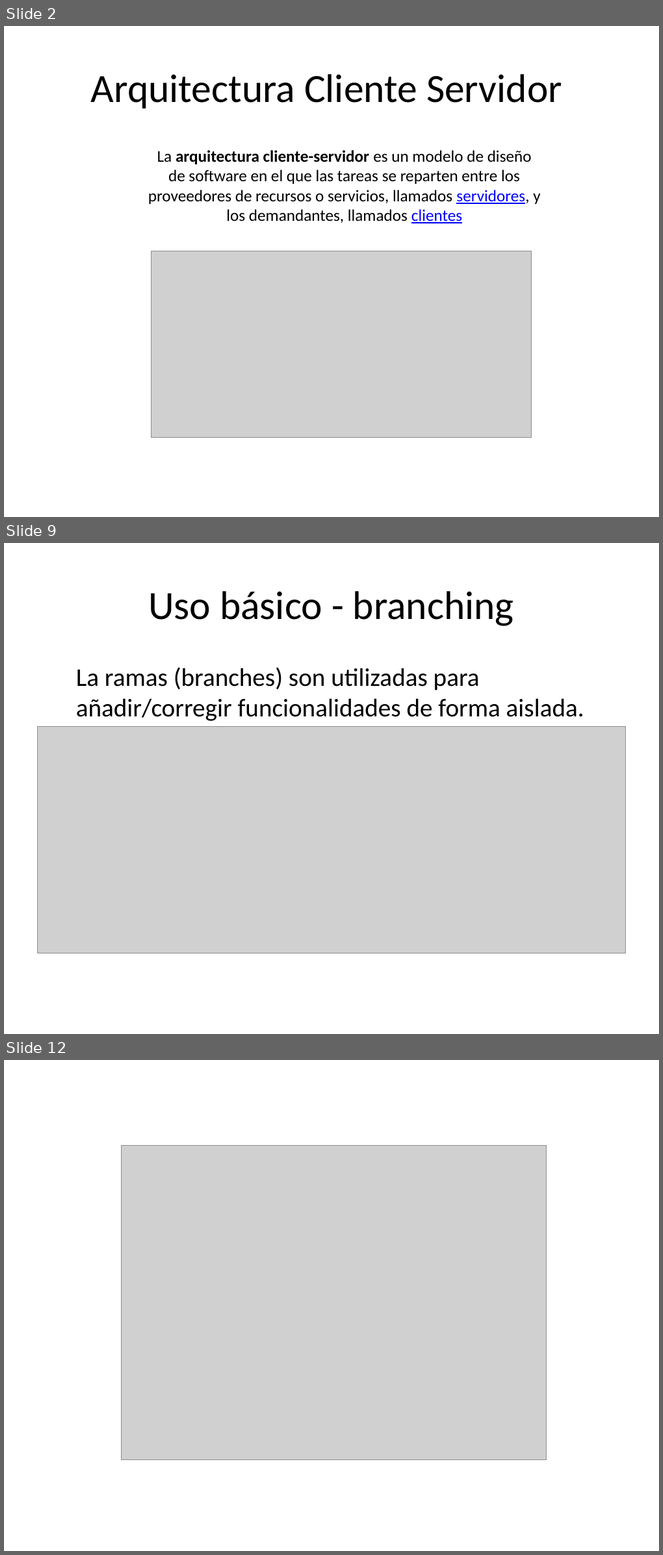
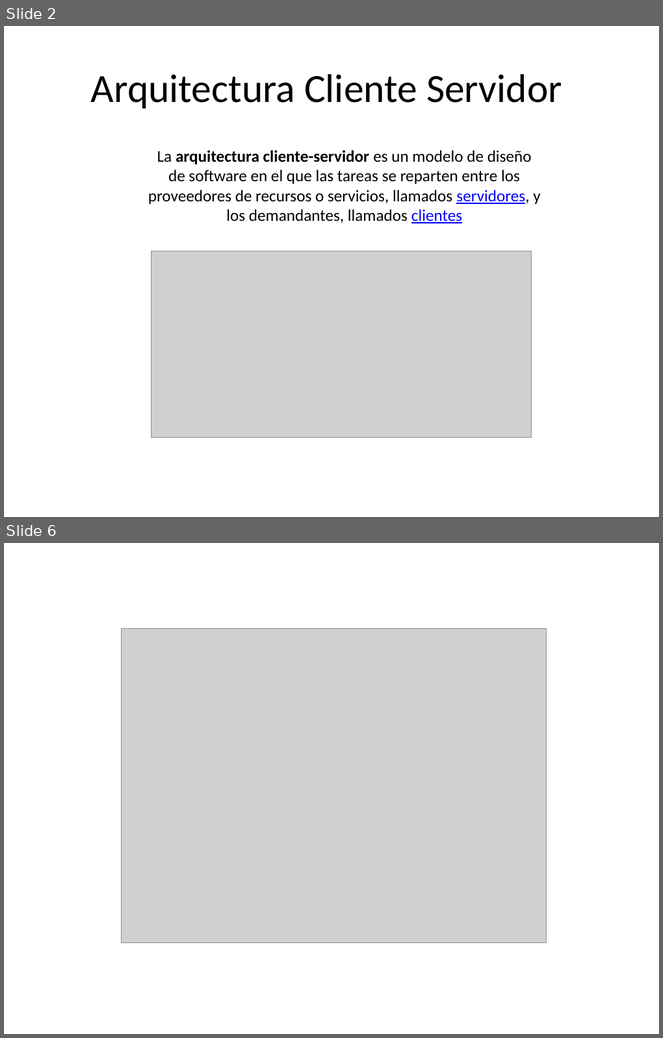
Before and after one commit to ceta-project/materiales, a slide deck: Ceta-02-CS-Http.pptx. Shown one above the other, each under a label of ours: slides 2, 9 and 12 before the commit, slides 2 and 6 after it; the slides between them are not shown. The pictures are 663x1555 and 663x1038 pixels, drawn with LibreOffice and Linux fonts; fonts in the diff are those of the drawing; grey boxes stand for pictures. Boxes give left, top, right and bottom in pixels: in the first picture for what was removed or moved away, otherwise in the second. Text is boxed around its words. In the diff, an @@ line names an element or a change of style, - is before the commit and + after.

```diff
--- a/Ceta-02-CS-Http.pptx
+++ b/Ceta-02-CS-Http.pptx
@@ slide 9 removed at [4, 543, 659, 1034], background #FFFFFF @@
@@ title removed at [148, 591, 514, 626] @@
-Uso básico - branching
@@ text removed at [76, 667, 584, 721] @@
-  La ramas (branches) son utilizadas para añadir/corregir funcionalidades de forma aislada.
@@ picture removed at [37, 727, 626, 954] @@
@@ what was slide 12 is now slide 6 @@
```
Also in this commit, not shown: 2 slides changed, 1 slide added, 6 other slides removed, 1 other file.
